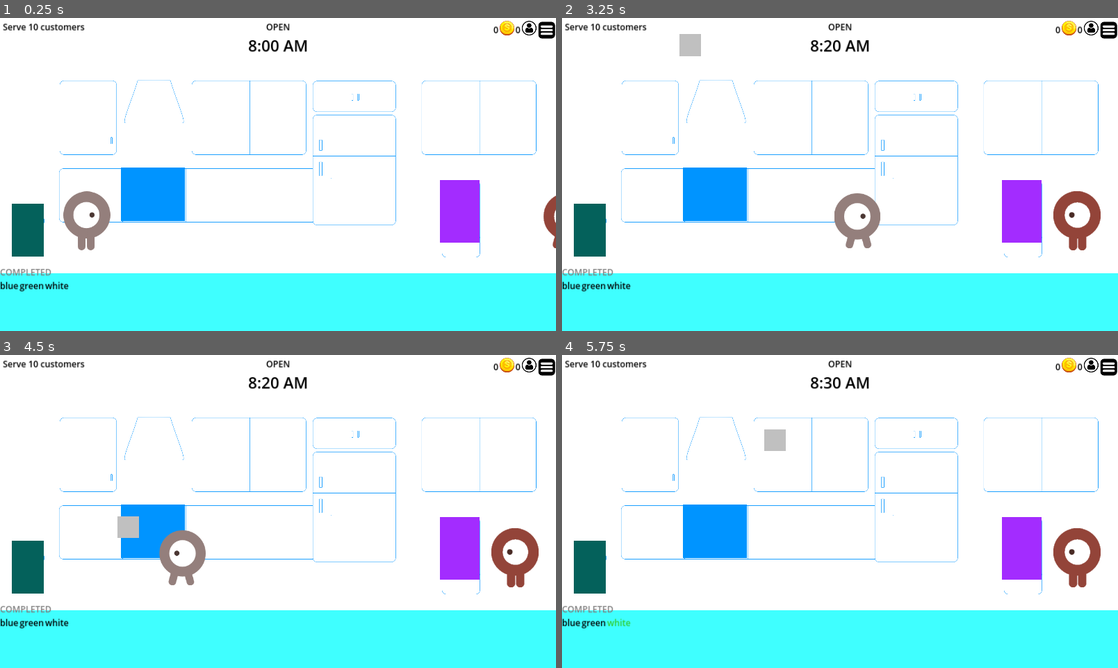
Above: before the commit, frames 1-4 (two rows, left to right).
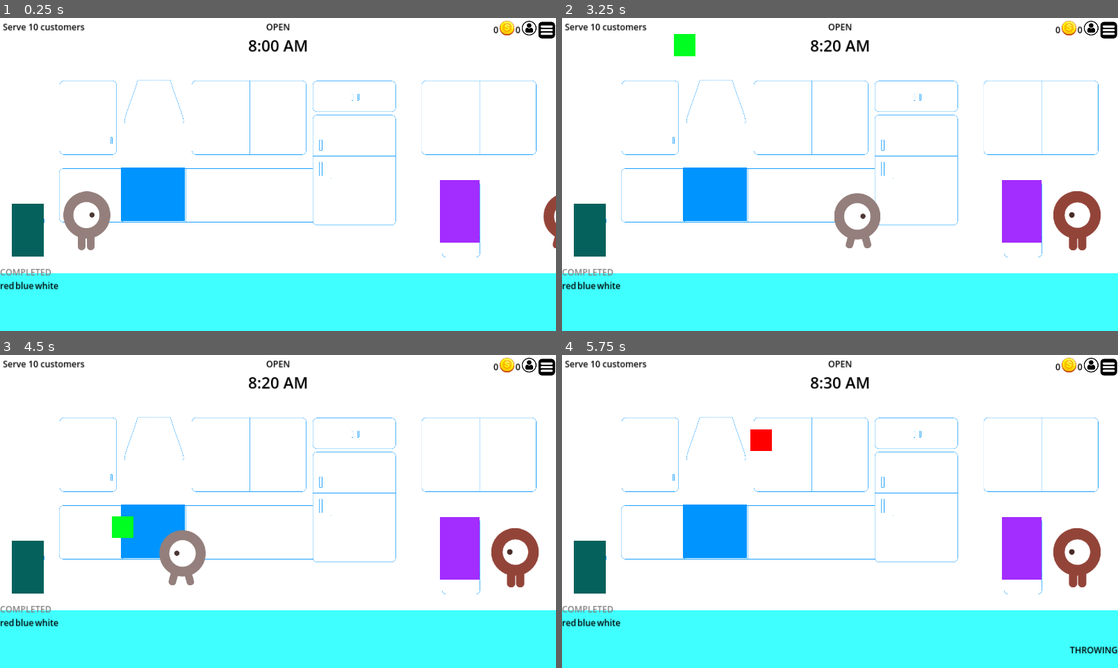
Above: after the commit, the same moments.

Repository: anj0la/BakingFrenzy
Game: Godot game, scene res://scenes/Game.tscn
The game is run twice, just before and just after one commit, with the same random seed, the same clock (stepped at 60 frames per second) and the same inputs. The project has no main scene, so this scene is started directly.
Inputs:
- Up to frame 1 (0.25 s): no input
- Up to frame 2 (3.25 s): hold Right (move_right) 0.53-1.28 s; hold Left (move_left) 1.28-2.03 s; hold Right (move_right) from 2.03 s (still down)
- Up to frame 3 (4.5 s): release Right (move_right) at 3.53 s; hold Left (move_left) from 3.53 s (still down)
- Up to frame 4 (5.75 s): keep holding Left (move_left)

The runs differ from the first frame. In frame 1, 0.2% of the frame differs, in the area x 0-13%, y 84-88%; in frame 2, 0.6%; in frame 3, 0.5%; in frame 4, 0.8%, in the area x 0-100%, y 23-96%.

Commit message:
Made ingredient spawn location smaller to avoid getting wrong ingredient.

Diff:
--- a/scenes/Game.tscn
+++ b/scenes/Game.tscn
@@ -17,7 +17,7 @@
 
 [sub_resource type="Curve2D" id="Curve2D_gi6cn"]
 _data = {
-"points": PackedVector2Array(0, 0, 0, 0, 256, 0, 0, 0, 0, 0, 1368, 0)
+"points": PackedVector2Array(0, 0, 0, 0, 256, 0, 0, 0, 0, 0, 1256, 0)
 }
 point_count = 2
 
--- a/scenes/Ingredient.tscn
+++ b/scenes/Ingredient.tscn
@@ -1,7 +1,8 @@
-[gd_scene load_steps=5 format=3 uid="uid://6gofu3xm83fx"]
+[gd_scene load_steps=6 format=3 uid="uid://6gofu3xm83fx"]
 
 [ext_resource type="Script" path="res://scripts/Ingredient.gd" id="1_s48xm"]
 [ext_resource type="Texture2D" uid="uid://uw01w40pmj3y" path="res://art/rect_purple.png" id="1_uyc37"]
+[ext_resource type="Resource" uid="uid://ctng3jds3j4mm" path="res://resources/RecipeManager.tres" id="2_0crm3"]
 
 [sub_resource type="RectangleShape2D" id="RectangleShape2D_5q3xf"]
 size = Vector2(76, 74)
@@ -14,6 +15,7 @@
 collision_layer = 8
 collision_mask = 0
 script = ExtResource("1_s48xm")
+recipe_manager = ExtResource("2_0crm3")
 metadata/_edit_group_ = true
 
 [node name="Sprite2D" type="Sprite2D" parent="."]
--- a/scripts/Ingredient.gd
+++ b/scripts/Ingredient.gd
@@ -1,11 +1,8 @@
 extends StaticBody2D
 
-@export var speed: float = 400.0 # WAS SUPPOSED TO BE DELTA ALL ALONG
+@export var speed: float = 400.0
 @export var ingredient_name: String
-
-var ingredient_names = ["blue", "red", "white", "green", "yellow"]
-
-## var recipes: RecipeManager
+@export var recipe_manager: Resource
 
 # Called before physics step and in sync with physics server.
 func _physics_process(delta):
@@ -13,17 +10,14 @@
 
 # Called when the node enters the scene tree for the first time.
 func _ready() -> void:
-	var rand_index = randi() % ingredient_names.size()
-	ingredient_name = ingredient_names[rand_index]
-	# It is assumed that the RecipeManager has been
-	## ingredient_name = recipes.select
-	$Sprite2D.texture = _get_texture(rand_index)
+	ingredient_name = recipe_manager.select_ingredient()
+	$Sprite2D.texture = _get_texture(ingredient_name)
 	# Make ingredient available to player for collision detection.
 	add_to_group("active_ingredient")
 
 # Gets an ingredient image texture based on its index.
-func _get_texture(index: int) -> Texture2D:
-	var image_path = "res://art/rect_" + ingredient_names[index] + ".png"
+func _get_texture(ingredient_name: String) -> Texture2D:
+	var image_path = "res://art/rect_" + ingredient_name + ".png"
 	var texture = load(image_path)
 	return texture
 
--- a/scripts/NPC.gd
+++ b/scripts/NPC.gd
@@ -19,21 +19,17 @@
 
 var movement_stage: MovementStage
 var selected_order: Array
-var seen_ingredients: Array
 var screen_size: Vector2
 var ingredient_count: int
 var collected_ingredient_count: int
 var completed_ingredient_collection: bool
 var incorrect_ingredient: bool
-var order_ready: bool
 var npc_at_counter: bool
 
 # Called when the node enters the scene tree for the first time.
 func _ready() -> void:
-	seen_ingredients = Array() # Initalizes an empty array
 	screen_size = get_viewport_rect().size
 	movement_stage = MovementStage.ENTERING
-	generate_order()
 
 # Called before physics step and in sync with physics server.
 func _physics_process(delta):
@@ -55,10 +51,10 @@
 		move_and_collide(Vector2(speed * delta, 0))
 		velocity.x = speed * delta
 
-		# Delays reentering of NPC.
+		# NPC reenters the scene.
 		if _is_off_screen():
+			## NOTE: Change NPC image.
 			movement_stage = MovementStage.ENTERING
-			# $ExitTimer.start()
 
 	# Animate the NPC movement.
 	if velocity.x != 0:
@@ -72,18 +68,10 @@
 	recipe_manager.reset_weights()
 	selected_order = recipe_manager.select_recipe()
 	recipe_manager.initialize_weights(selected_order)
-	## selected_order = _select_random_order()
-	seen_ingredients.clear() # Clear all seen ingredients
 	ingredient_count = selected_order[1].size()
 	collected_ingredient_count = 0
 	incorrect_ingredient = false
-
-	# May delete the following vars
 	completed_ingredient_collection = false
-	order_ready = false
-
-	print('Collected ingredient count: ', collected_ingredient_count)
-	print('Ingredient count: ', ingredient_count)
 
 # Returns the selected order. Used for UI display.
 func get_selected_order() -> Array:
@@ -91,22 +79,17 @@
 
 # Increases the number of ingredients the player has collected.
 func increase_collected_count(collided_ingredient: String) -> void:
-	if collided_ingredient not in seen_ingredients:
-		collected_ingredient_count += 1
-		seen_ingredients.append(collided_ingredient)
-		# Collected ingredient is not seen again.
-		## recipe_manager.exclude_ingredient(collided_ingredient)
+	# Increment collected count.
+	collected_ingredient_count += 1
 
-		# All ingredients have been collected and can be put into the oven.
-		if collected_ingredient_count == ingredient_count:
-			mark_required_ingredients_collected()
-			bake_ingredients.emit()
-			print('Onto the Oven stage!')
-	else:
-		print('Did not collect anything!\n')
+	# Avoid seeing the collected ingredient again.
+	recipe_manager.exclude_ingredient(collided_ingredient)
 
-	print('Seen ingredients: ', seen_ingredients)
-	print('Collected ingredient count: ', collected_ingredient_count)
+	# All ingredients have been collected and can be put into the oven.
+	if collected_ingredient_count == ingredient_count:
+		mark_required_ingredients_collected()
+		bake_ingredients.emit()
+		#print('Onto the Oven stage!')
 
 # Checks if the collided ingredient is in the order.
 func check_if_in_order(collided_ingredient: String) -> bool:
